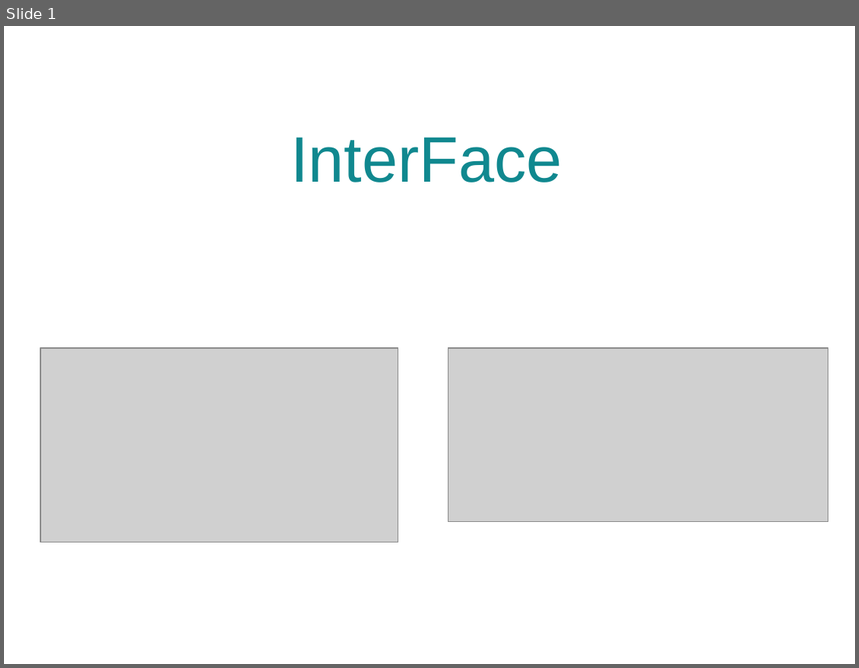
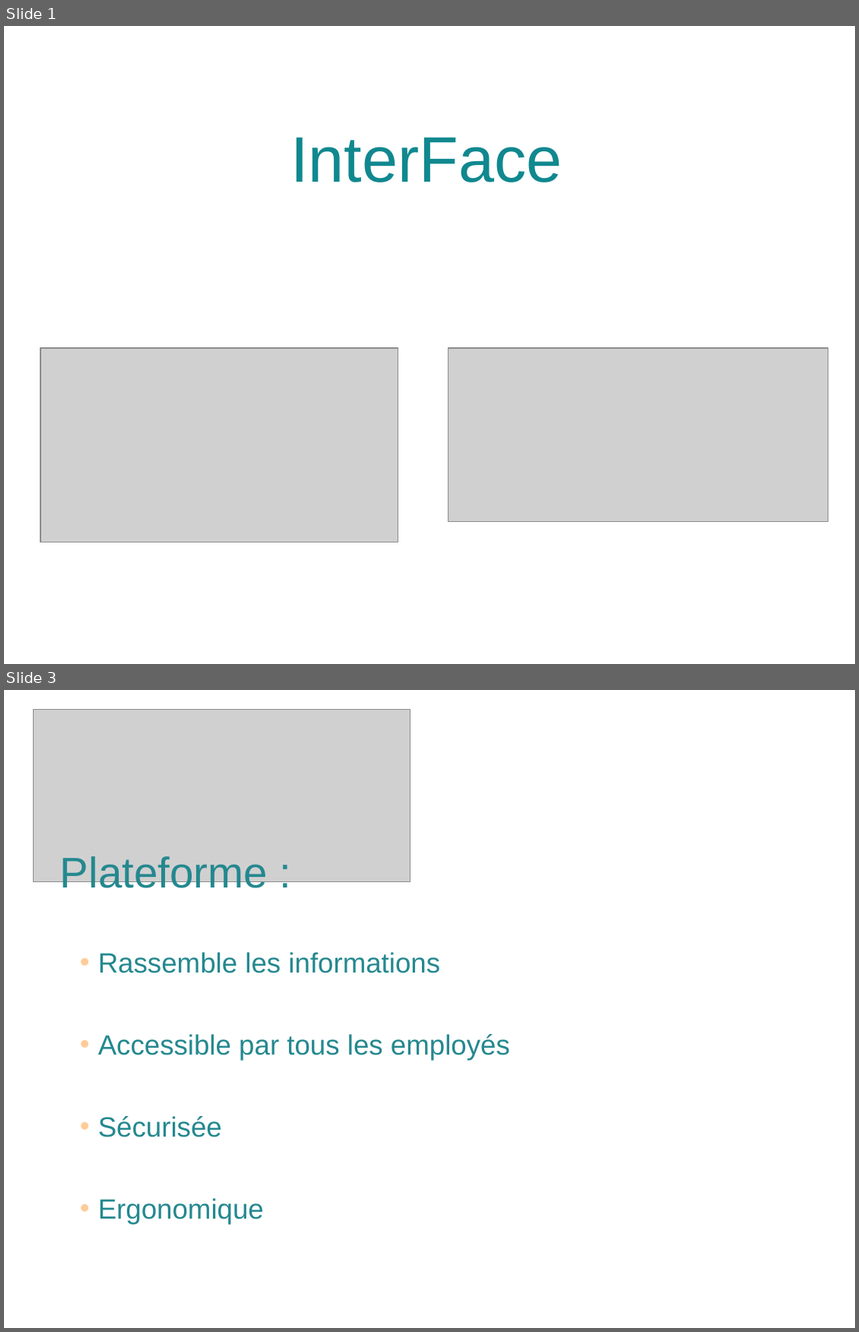
Before and after one commit to solenehuault/projets_certif, a slide deck: FACE/slides-face.odp. Shown one above the other, each under a label of ours: slide 1 before the commit, slides 1 and 3 after it; the slides between them are not shown. The pictures are 859x668 and 859x1332 pixels, drawn with LibreOffice and Linux fonts; fonts in the diff are those of the drawing; grey boxes stand for pictures. Boxes give left, top, right and bottom in pixels: in the first picture for what was removed or moved away, otherwise in the second. Text is boxed around its words. In the diff, an @@ line names an element or a change of style, - is before the commit and + after.

```diff
--- a/FACE/slides-face.odp
+++ b/FACE/slides-face.odp
@@ slide 3 added at [4,690,855,1328], background #FFFFFF @@
@@ picture added at [34,710,411,882] @@
@@ text added at [98,952,510,1225], 26 pt, text #24888F @@
+Plateforme :
+• Rassemble les informations
+• Accessible par tous les employés
+• Sécurisée
+• Ergonomique
```
Also in this commit, not shown: 1 slide changed, 2 other slides added, 2 slides removed.
